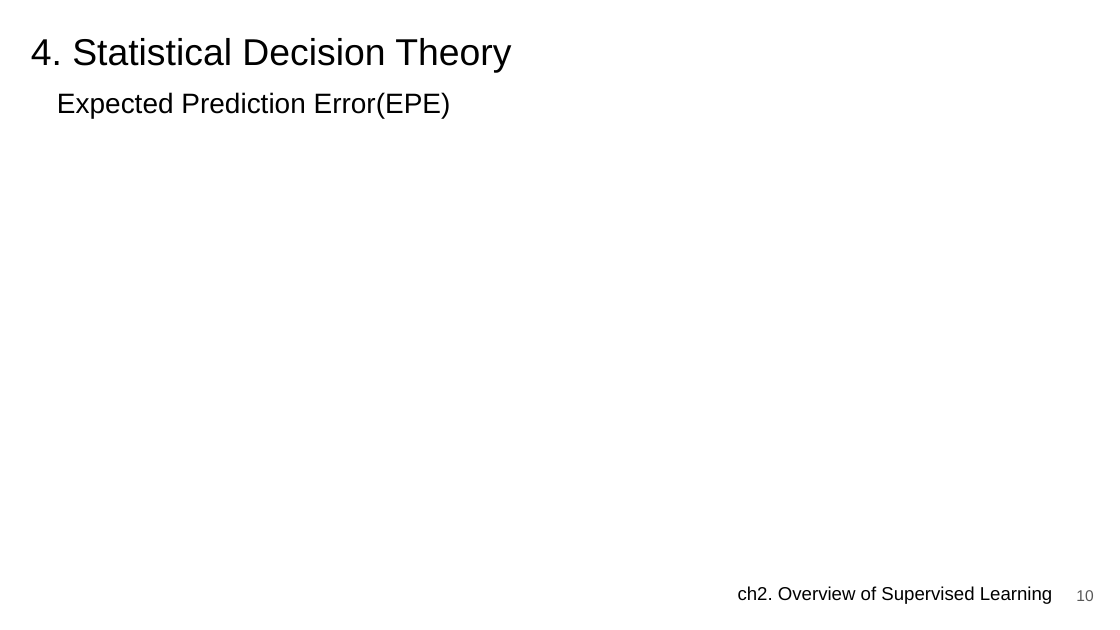
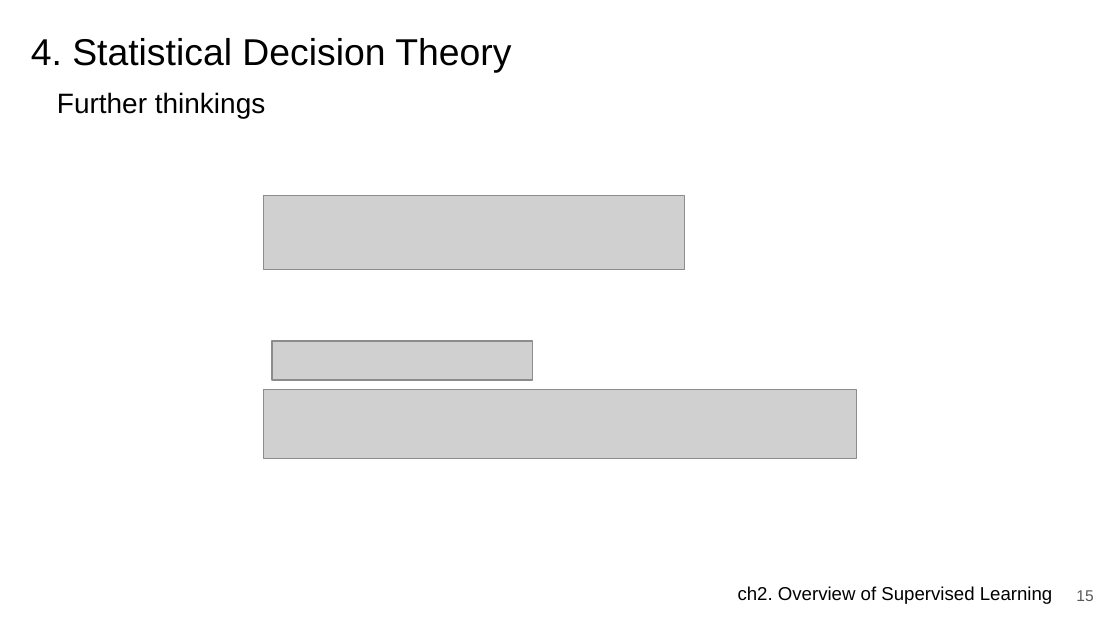
Before and after one commit to JerryKwon/ElemStatLearn-review, a slide deck: slide 15 of ch2. Supervised Learning/presentation/ch2. Overview of Supervised Learning.pptx (slide 10 before the commit). Drawn at 1120x630 pixels with LibreOffice and Linux fonts; fonts in the diff are those of the drawing; grey boxes stand for pictures. Boxes give left, top, right and bottom in pixels: in the first picture for what was removed or moved away, otherwise in the second. Text is boxed around its words. In the diff, an @@ line names an element or a change of style, - is before the commit and + after.

```diff
--- a/ch2. Supervised Learning/presentation/ch2. Overview of Supervised Learning.pptx
+++ b/ch2. Supervised Learning/presentation/ch2. Overview of Supervised Learning.pptx
@@ title at [57,92,265,118]: text changed @@
-Expected Prediction Error(EPE)
+Further thinkings
@@ picture added at [263,196,684,270] @@
@@ picture added at [272,342,532,381] @@
@@ picture added at [263,390,856,458] @@
@@ page number at [1076,590,1093,601]: text changed @@
-10
+15
```
Also in this commit, not shown: 8 other slides changed, 6 slides added, 1 other file.
